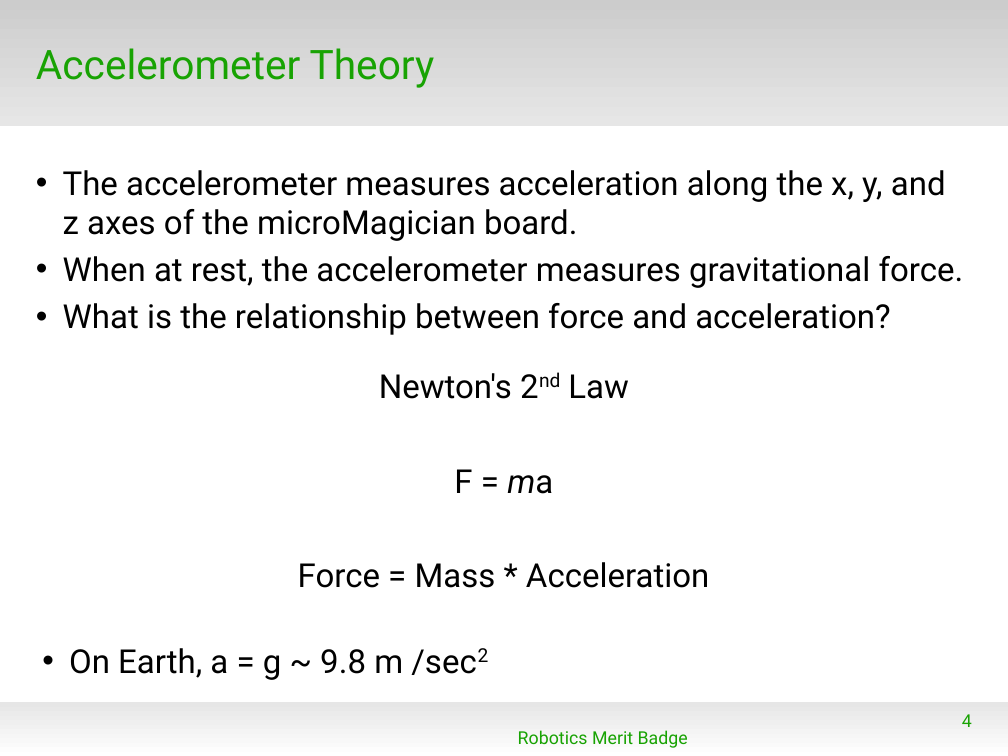
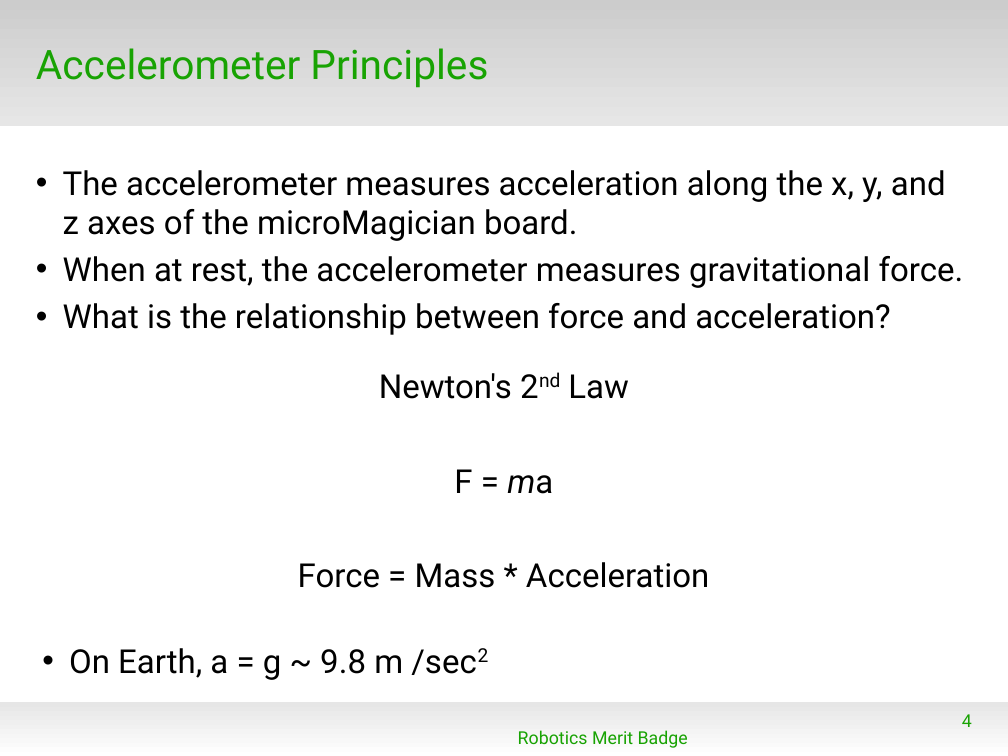
Before and after one commit to spiderman-2099/RoboticsMB, a slide deck: slide 4 of doc/RMB_Session4.odp. Drawn at 1008x756 pixels with LibreOffice and Linux fonts; fonts in the diff are those of the drawing; background and template pictures are left out. Boxes give left, top, right and bottom in pixels: in the first picture for what was removed or moved away, otherwise in the second. Text is boxed around its words. In the diff, an @@ line names an element or a change of style, - is before the commit and + after.

```diff
--- a/doc/RMB_Session4.odp
+++ b/doc/RMB_Session4.odp
@@ title at (36, 48, 488, 88): text changed @@
-Accelerometer Theory
+Accelerometer Principles
```
Also in this commit, not shown: 6 other slides changed, 1 slide added, 1 other file.
